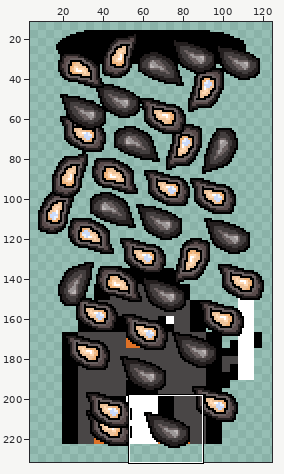
Pixel-art file -- Personnages/Pile_d_huitres.aseprite. The picture above shows the old version from afar; the outline marks the close-up.
Close-up. Earlier state:
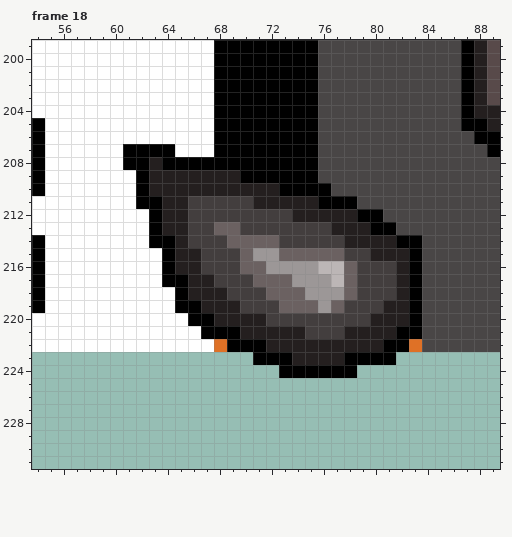
128x239 pixels, 19 frames. Colours within 5 levels of each other are drawn and written as one. Shown: frame 18: x 54..89, y 199..231. The wide view leaves out empty margins. The commit also changed other frames or places, which this record leaves out.
After:
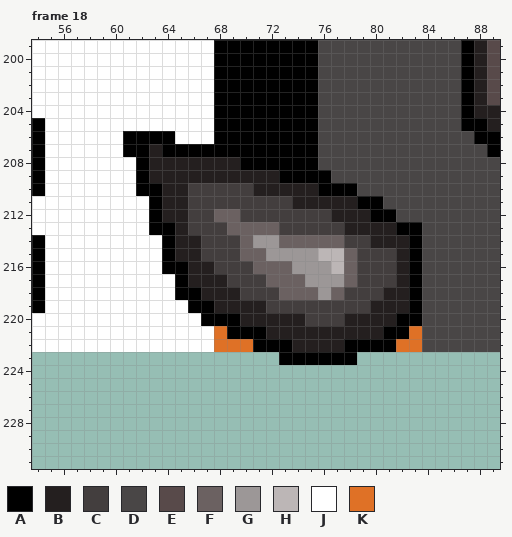
Palette (. is transparent): A #000000  B #241f1f  C #433e3e  D #494646  E #584a4a  F #6b6161  G #9c9797  H #bcb6b6  J #ffffff  K #df7126
Message: pile d'huite annimation aseprite
Edits made:
Frame 18, layer "Oysters":
The author changed colour B to colour A in row 210 at x 63; in row 213 at x 64; in row 216 at x 65; in row 218 at x 66; in row 219 at x 67; in row 220 at x 68 to 69 and 82.
The author changed colour B to colour A in row 221 at x 70 to 71 and 81; in row 222 at x 72 to 73 and 78 to 80; in row 223 at x 74 to 77.
The author changed colour D to colour A in row 209 at x 76; in row 210 at x 77 to 78; in row 211 at x 79 to 80; in row 212 at x 81; in row 213 at x 82 to 83.
The author changed colour J to colour A in row 206 at x 61 to 64; in row 207 at x 65 to 67.
The author changed colour A to colour B in row 207 at x 63; in row 208 at x 64 to 69; in row 209 at x 70 to 72; in row 210 at x 73 to 75; in row 211 at x 76 to 78; in row 212 at x 79.
The author changed colour A to colour B in row 213 at x 80 to 81; in row 214 at x 82.
The author changed colour C to colour B in row 214 at x 66; in row 216 at x 67; in row 217 at x 68; in row 218 at x 69 and 81; in row 219 at x 70 to 71 and 80; in row 220 at x 72 to 74 and 78 to 79.
The author changed colour C to colour B in row 221 at x 75 to 77.
The author changed colour B to colour C in row 210 at x 66 to 70; in row 211 at x 71 to 73; in row 212 at x 74 to 76; in row 213 at x 77; in row 214 at x 78 to 79; in row 215 at x 80 to 81.
The author changed colour F to colour C in row 213 at x 68; in row 214 at x 69; in row 216 at x 70; in row 217 at x 71; in row 218 at x 72 and 78; in row 219 at x 73 to 75 and 77.
The author changed colour G to colour C in row 219 at x 76.
The author changed colour C to colour F in row 212 at x 68 to 69; in row 213 at x 70 to 72; in row 214 at x 73 to 77; in row 215 at x 78.
The author changed colour G to colour F in row 215 at x 71; in row 216 at x 72 to 73; in row 217 at x 74; in row 218 at x 75 and 77.
The author changed colour F to colour G in row 214 at x 71 to 72; in row 215 at x 73 to 75.
The author changed colour H to colour G in row 216 at x 76; in row 217 at x 77.
The author changed colour F to colour H in row 215 at x 76 to 77.
The author changed colour A to colour J in row 208 at x 61; in row 211 at x 62; in row 214 at x 63; in row 217 at x 64; in row 219 at x 65; in row 220 at x 66.
The author changed colour A to colour J in row 221 at x 67.
The author changed colour A to colour K in row 221 at x 68 and 83; in row 222 at x 69 to 70 and 82.
Colour A is gone in row 223 at x 71 to 72 and 79 to 81; in row 224 at x 73 to 78.
